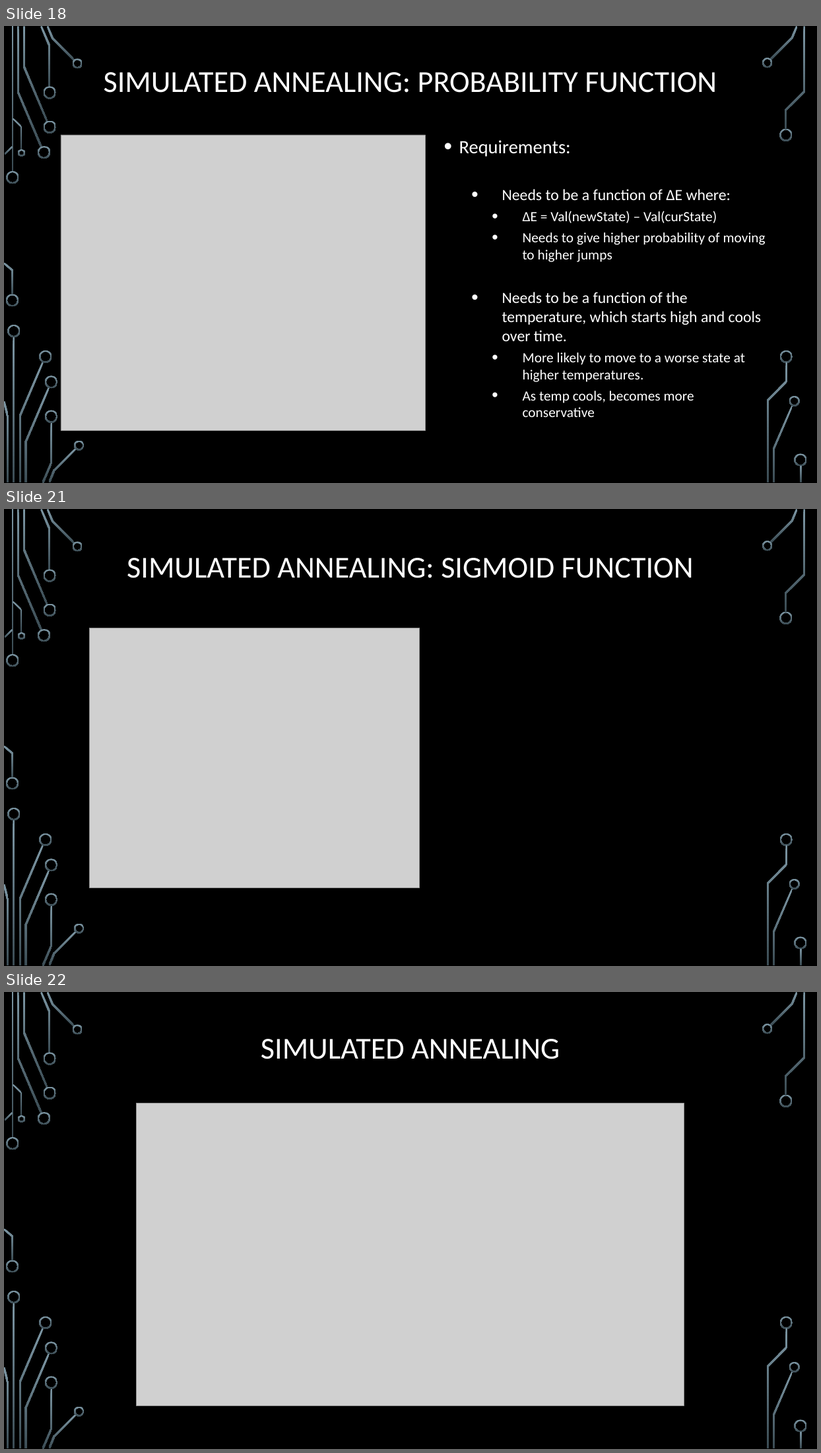
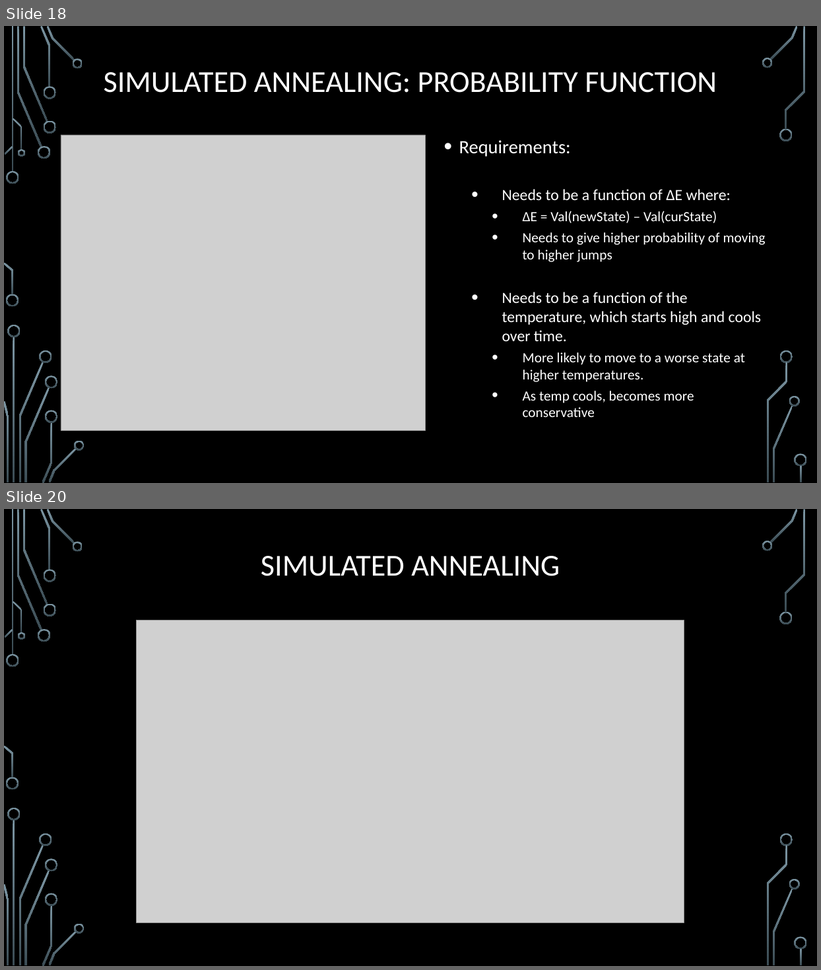
Before and after one commit to janiceeguo/advAlgo, a slide deck: slides/Approx-02-SimulatedAnnealing.pptx. Shown one above the other, each under a label of ours: slides 18, 21 and 22 before the commit, slides 18 and 20 after it; the slides between them are not shown. The pictures are 821x1453 and 821x970 pixels, drawn with LibreOffice and Linux fonts; fonts in the diff are those of the drawing; grey boxes stand for pictures; background and template pictures are left out. Boxes give left, top, right and bottom in pixels: in the first picture for what was removed or moved away, otherwise in the second. Text is boxed around its words. In the diff, an @@ line names an element or a change of style, - is before the commit and + after.

```diff
--- a/slides/Approx-02-SimulatedAnnealing.pptx
+++ b/slides/Approx-02-SimulatedAnnealing.pptx
@@ slide 21 removed at [4,509,817,966], background picture (left out); not listed: 36 template elements that a slide beside it also shows @@
@@ title removed at [127,558,694,578] @@
-SIMULATED ANNEALING: SIGMOID FUNCTION
@@ picture removed at [89,628,420,889] @@
@@ what was slide 22 is now slide 20 @@
```
Also in this commit, not shown: 3 slides changed, 1 other slide removed, 2 other files.
